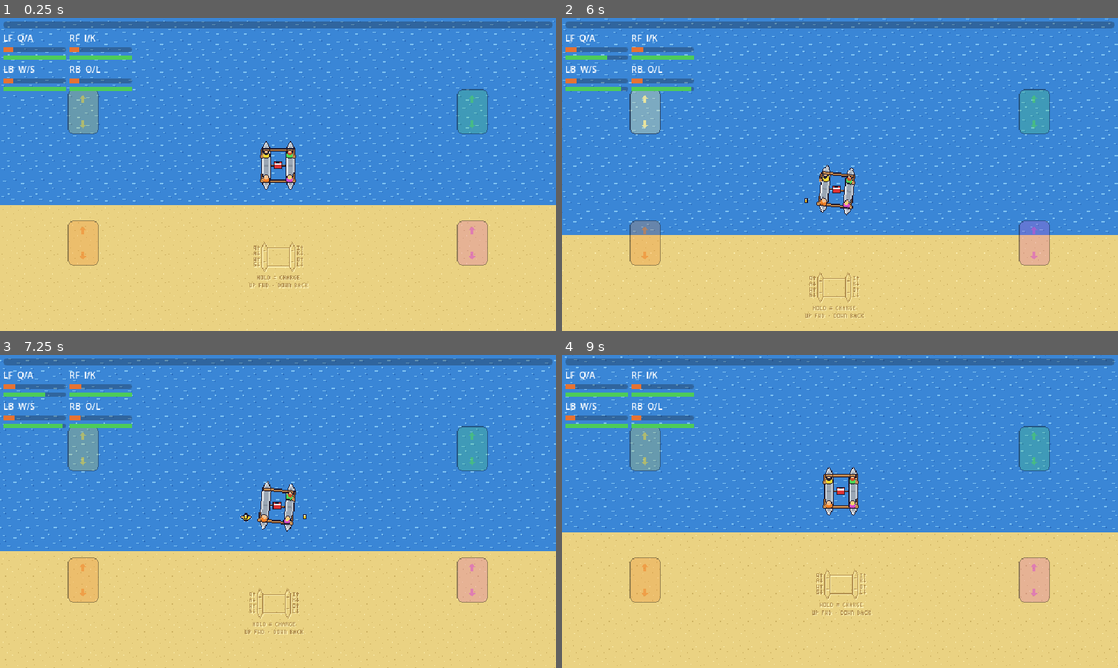
Above: before the commit, frames 1-4 (two rows, left to right).
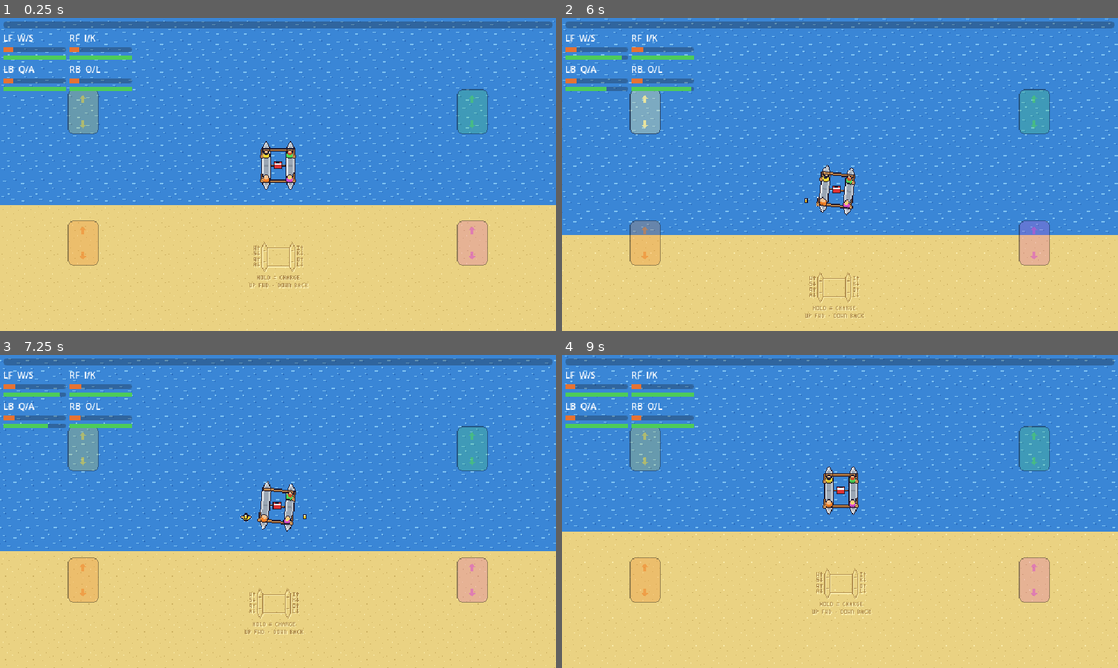
Above: after the commit, the same moments.

Repository: Freakling/PKSEI
Game: Godot game, scene res://scenes/main.tscn
The game is run twice, just before and just after one commit, with the same random seed, the same clock (stepped at 60 frames per second) and the same inputs.
Inputs (mouse positions are in pixels of both pictures, inside the frame that each line leads up to):
- Up to frame 1 (0.25 s): no input
- Up to frame 2 (6 s): tap Enter (ui_accept) at 0.5, 0.77, 1.07, 3.77, 4.07 s; move the mouse to (962, 158) at 0.52 s; hold F6 (debug_beer_right) 0.53-1.25 s; click (962, 158) at 0.67 s; drag from (728, 190) to (812, 237) at 1.27 s; move the mouse to (895, 105) at 2.02 s; hold F6 (debug_beer_right) 2.03-2.75 s; drag from (812, 237) to (673, 127) at 2.77 s; move the mouse to (1006, 221) at 3.52 s; hold F5 (debug_beer_left) 3.53-4.25 s; drag from (673, 127) to (756, 96) at 4.27 s; move the mouse to (867, 174) at 5.02 s; hold A (reverse_left_back, bound only after the commit) 5.03-5.75 s; click (867, 174) at 5.17 s; drag from (756, 96) to (728, 190) at 5.77 s
- Up to frame 3 (7.25 s): move the mouse to (400, 495) at 6.52 s; hold F6 (debug_beer_right) from 6.53 s (still down); tap Enter (ui_accept) at 6.77, 7.07 s
- Up to frame 4 (9 s): release F6 (debug_beer_right) at 7.25 s; drag from (728, 527) to (812, 574) at 7.27 s; move the mouse to (895, 442) at 8.02 s; hold A (reverse_left_back, bound only after the commit) 8.03-8.75 s; drag from (812, 574) to (673, 464) at 8.77 s

The runs differ from the first frame. In frame 1, 0.1% of the frame differs, in the area x 3-47%, y 5-80%; in frame 2, 0.2%; in frame 3, 0.2%; in frame 4, 6.8%, in the area x 0-100%, y 0-100%.

Commit message:
feat: outer key columns are the back seats, inner the front (T57)
Q/A left back, W/S left front, I/K right front, O/L right back; HUD
labels, the sand diagram and the itch.io page copy follow.

Co-Authored-By: Claude Fable 5.1 <noreply@anthropic.com>

Diff:
--- a/project.godot
+++ b/project.godot
@@ -40,22 +40,22 @@
 
 stroke_left_front={
 "deadzone": 0.5,
-"events": [Object(InputEventKey,"resource_local_to_scene":fa …(141 unchanged characters)… ":false,"keycode":0,"physical_keycode":81,"key_label":0,"unicode":113,"location":0,"echo":false,"script":null)
+"events": [Object(InputEventKey,"resource_local_to_scene":fa …(141 unchanged characters)… ":false,"keycode":0,"physical_keycode":87,"key_label":0,"unicode":119,"location":0,"echo":false,"script":null)
 ]
 }
 reverse_left_front={
 "deadzone": 0.5,
-"events": [Object(InputEventKey,"resource_local_to_scene":fa …(140 unchanged characters)… d":false,"keycode":0,"physical_keycode":65,"key_label":0,"unicode":97,"location":0,"echo":false,"script":null)
+"events": [Object(InputEventKey,"resource_local_to_scene":fa …(140 unchanged characters)… d":false,"keycode":0,"physical_keycode":83,"key_label":0,"unicode":115,"location":0,"echo":false,"script":null)
 ]
 }
 stroke_left_back={
 "deadzone": 0.5,
-"events": [Object(InputEventKey,"resource_local_to_scene":fa …(141 unchanged characters)… ":false,"keycode":0,"physical_keycode":87,"key_label":0,"unicode":119,"location":0,"echo":false,"script":null)
+"events": [Object(InputEventKey,"resource_local_to_scene":fa …(141 unchanged characters)… ":false,"keycode":0,"physical_keycode":81,"key_label":0,"unicode":113,"location":0,"echo":false,"script":null)
 ]
 }
 reverse_left_back={
 "deadzone": 0.5,
-"events": [Object(InputEventKey,"resource_local_to_scene":fa …(140 unchanged characters)… d":false,"keycode":0,"physical_keycode":83,"key_label":0,"unicode":115,"location":0,"echo":false,"script":null)
+"events": [Object(InputEventKey,"resource_local_to_scene":fa …(140 unchanged characters)… d":false,"keycode":0,"physical_keycode":65,"key_label":0,"unicode":97,"location":0,"echo":false,"script":null)
 ]
 }
 stroke_right_front={
--- a/scripts/catamaran.gd
+++ b/scripts/catamaran.gd
@@ -27,11 +27,11 @@
 ## are taken and dropped (B4). In debug builds F5/F6 knock a beer over on the left/right without
 ## a hazard. No rules live here.
 
-## The forward-stroke action per seat, in Paddling.Seat order (Q, W, I, O).
+## The forward-stroke action per seat, in Paddling.Seat order (W, Q, I, O).
 const ACTIONS: Array[StringName] = [
 	&"stroke_left_front", &"stroke_left_back", &"stroke_right_front", &"stroke_right_back",
 ]
-## The reverse-stroke action per seat, in Paddling.Seat order (A, S, K, L).
+## The reverse-stroke action per seat, in Paddling.Seat order (S, A, K, L).
 const REVERSE_ACTIONS: Array[StringName] = [
 	&"reverse_left_front", &"reverse_left_back", &"reverse_right_front", &"reverse_right_back",
 ]
--- a/scripts/ui/hud.gd
+++ b/scripts/ui/hud.gd
@@ -10,7 +10,7 @@
 	Paddling.Seat.LEFT_BACK, Paddling.Seat.RIGHT_BACK,
 ]
 ## Seat and keys (forward/reverse) per Paddling.Seat (GDD › Presentation and Platforms).
-const SEAT_LABELS: Array[String] = ["LF  Q/A", "LB  W/S", "RF  I/K", "RB  O/L"]
+const SEAT_LABELS: Array[String] = ["LF  W/S", "LB  Q/A", "RF  I/K", "RB  O/L"]
 const DRUNK_COLOUR: Color = Color(0.9, 0.45, 0.2, 1.0)
 const STAMINA_COLOUR: Color = Color(0.3, 0.8, 0.35, 1.0)
 const BAR_SIZE: Vector2 = Vector2(72, 5)
--- a/tools/gen_sprites.gd
+++ b/tools/gen_sprites.gd
@@ -461,7 +461,7 @@
 	# The keys beside each seat, the forward one above its thwart and the reverse one below:
 	# left keys left of the left hull, right keys right of the right hull.
 	var seat_keys: Dictionary[Vector2i, String] = {
-		Vector2i(left_x - 12, front_row): "QA", Vector2i(left_x - 12, back_row): "WS",
+		Vector2i(left_x - 12, front_row): "WS", Vector2i(left_x - 12, back_row): "QA",
 		Vector2i(right_x + 6, front_row): "IK", Vector2i(right_x + 6, back_row): "OL",
 	}
 	for at: Vector2i in seat_keys:
Binary file changed: assets/sprites/sand_text.png
Not shown, changed: TASKS.md
Not shown, changed: design/itch-page.md
